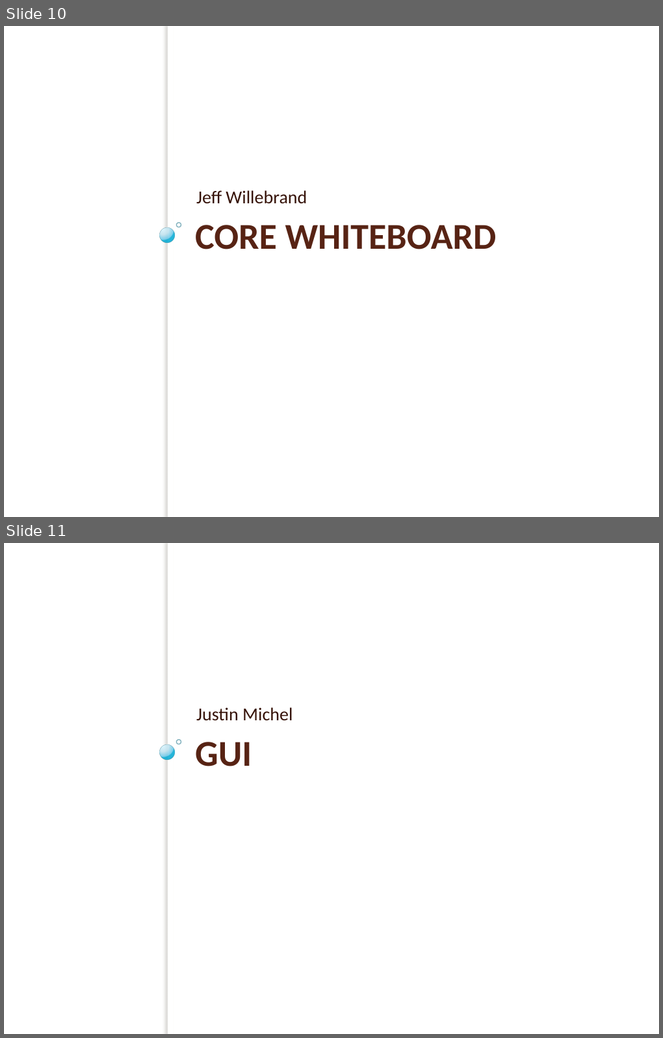
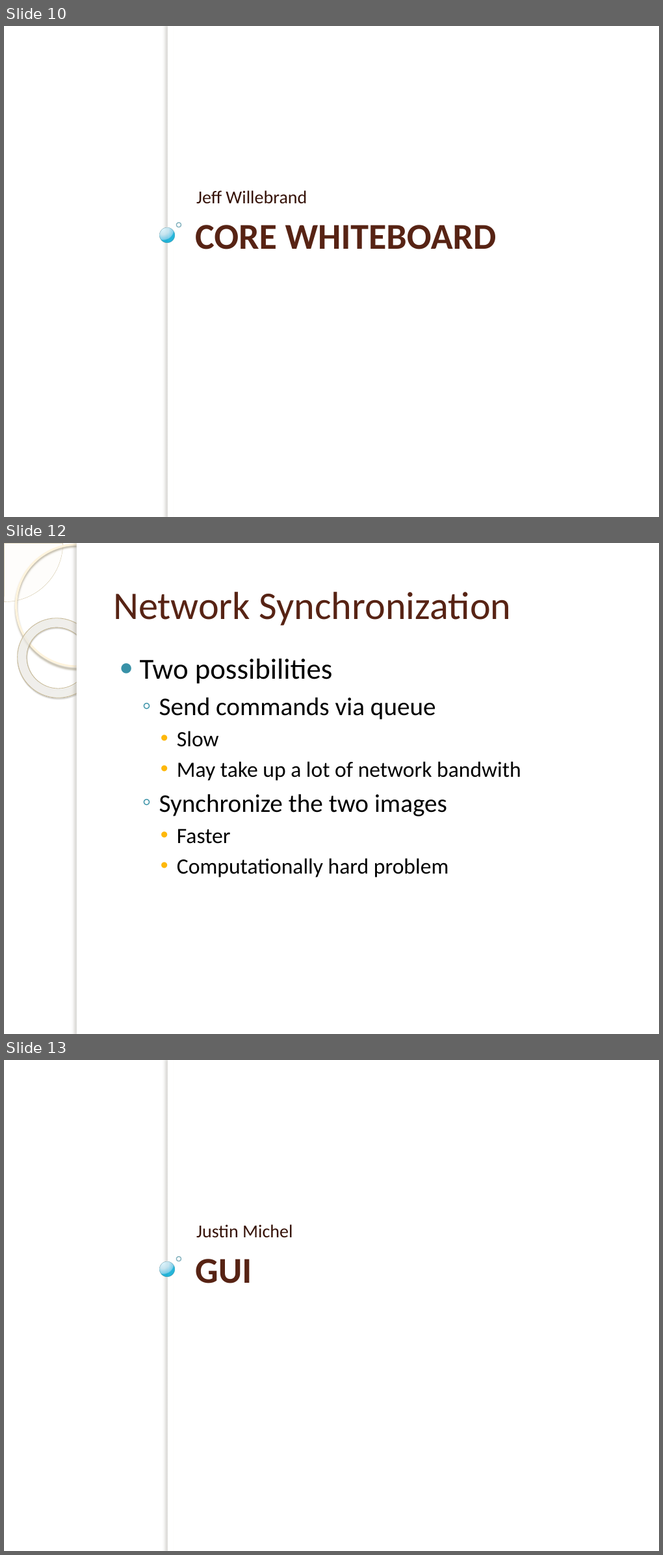
Before and after one commit to micphijus/eecs393whiteboard, a slide deck: Docs/Chatboard Build 1.pptx. Shown one above the other, each under a label of ours: slides 10 and 11 before the commit, slides 10, 12 and 13 after it; the slides between them are not shown. The pictures are 663x1038 and 663x1555 pixels, drawn with LibreOffice and Linux fonts; fonts in the diff are those of the drawing; background and template pictures are left out. Boxes give left, top, right and bottom in pixels: in the first picture for what was removed or moved away, otherwise in the second. Text is boxed around its words. In the diff, an @@ line names an element or a change of style, - is before the commit and + after.

```diff
--- a/Docs/Chatboard Build 1.pptx
+++ b/Docs/Chatboard Build 1.pptx
@@ slide 12 added at [4,543,659,1034], background picture (left out) @@
@@ pie slice (boxed as its full ellipse) added at [4,543,63,602], fill #FEFAF4 at 33% opacity, outline #D3C39F 0.25 pt @@
@@ ellipse added at [16,544,138,667], outline #FFF5DE 2.15 pt @@
@@ rectangle added at [77,543,659,1034], fill #FFFFFF @@
@@ rectangle added at [77,543,82,1034], fill #FFFFFF @@
@@ title added at [113,592,512,626], 43 pt, text #572314 @@
+Network Synchronization
@@ donut added at [4,602,114,714], fill gradient #FFFCF6 to #FFFEFB to #F0D28E, outline #C7B893 0.58 pt @@
@@ text added at [140,659,521,878], 24 pt, text #000000 @@
+● Two possibilities
+  ◦ Send commands via queue
+    • Slow
+    • May take up a lot of network bandwith
+  ◦ Synchronize the two images
+    • Faster
+    • Computationally hard problem
@@ what was slide 11 is now slide 13 @@
```
Also in this commit, not shown: 4 other slides added.
